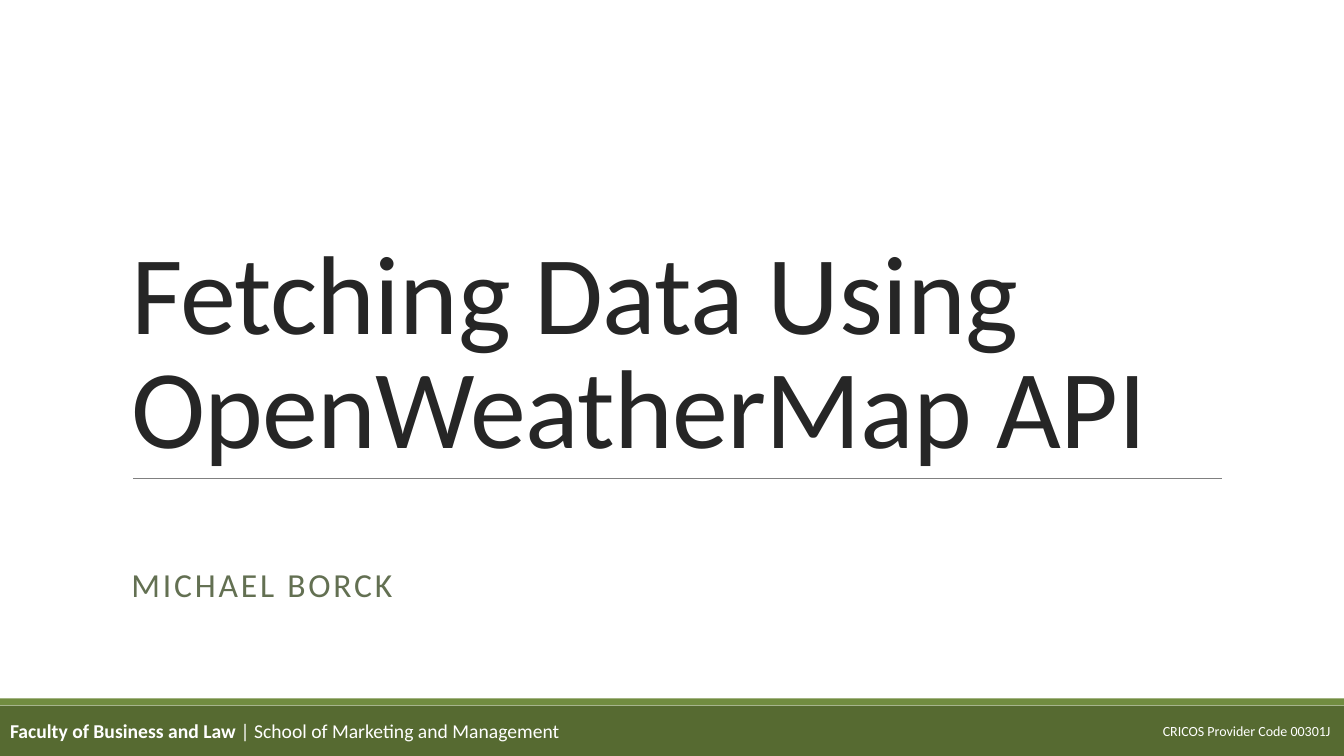
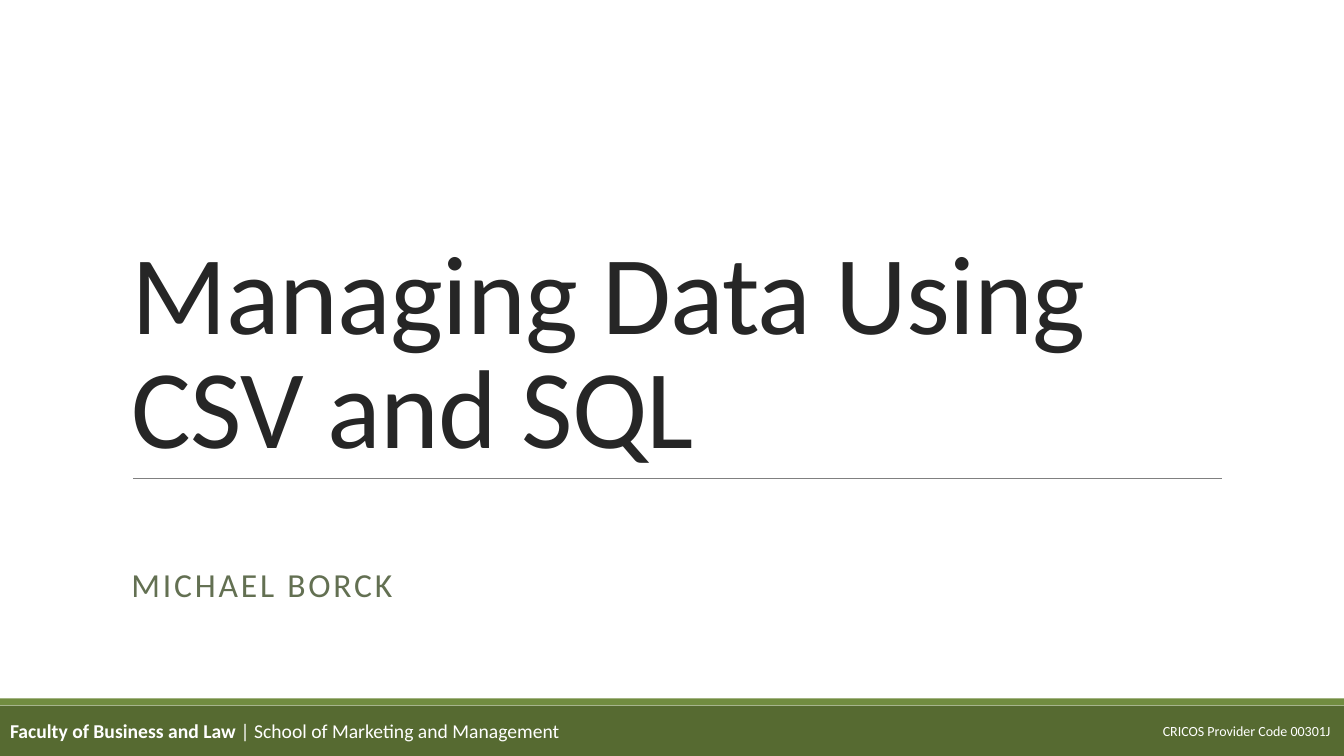
Before and after one commit to teaching-repositories/weather-dashboard-source, a slide deck: slide 1 of slides/03_managing_data.pptx. Drawn at 1344x756 pixels with LibreOffice and Linux fonts; fonts in the diff are those of the drawing; background and template pictures are left out. Boxes give left, top, right and bottom in pixels: in the first picture for what was removed or moved away, otherwise in the second. Text is boxed around its words. In the diff, an @@ line names an element or a change of style, - is before the commit and + after.

```diff
--- a/slides/03_managing_data.pptx
+++ b/slides/03_managing_data.pptx
@@ title at <box>131,257,1085,463</box>: text changed @@
-Fetching Data Using OpenWeatherMap API
+Managing Data Using CSV and SQL
```
Also in this commit, not shown: 37 other files.
